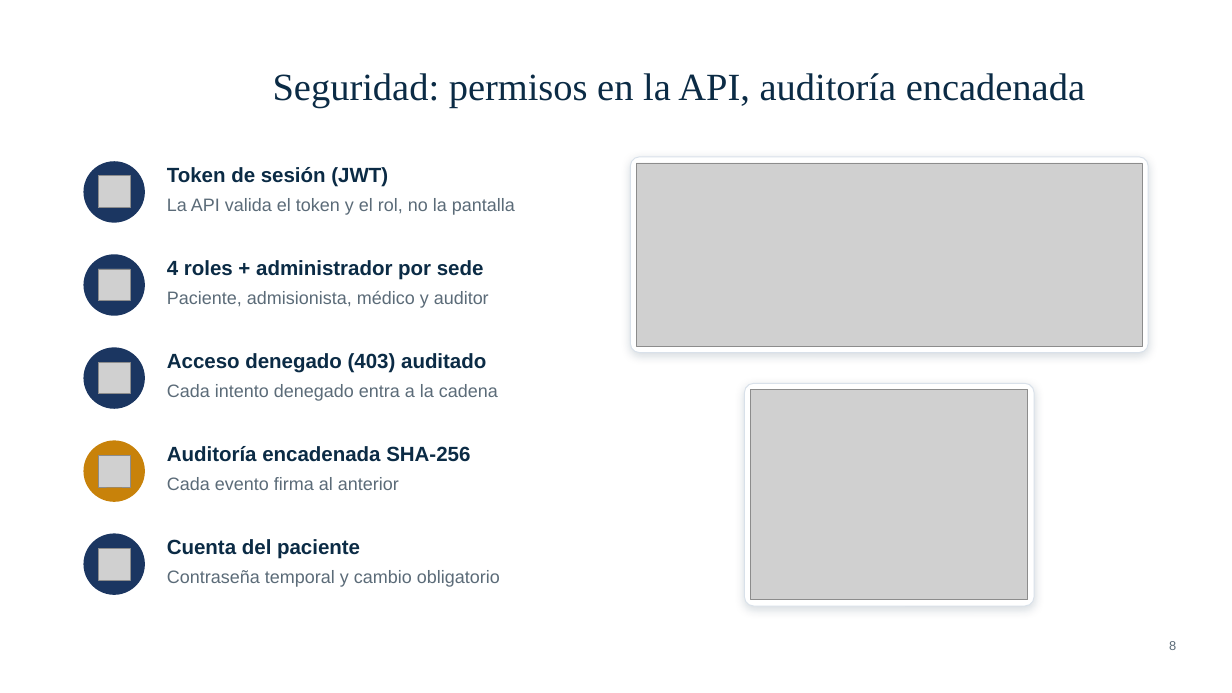
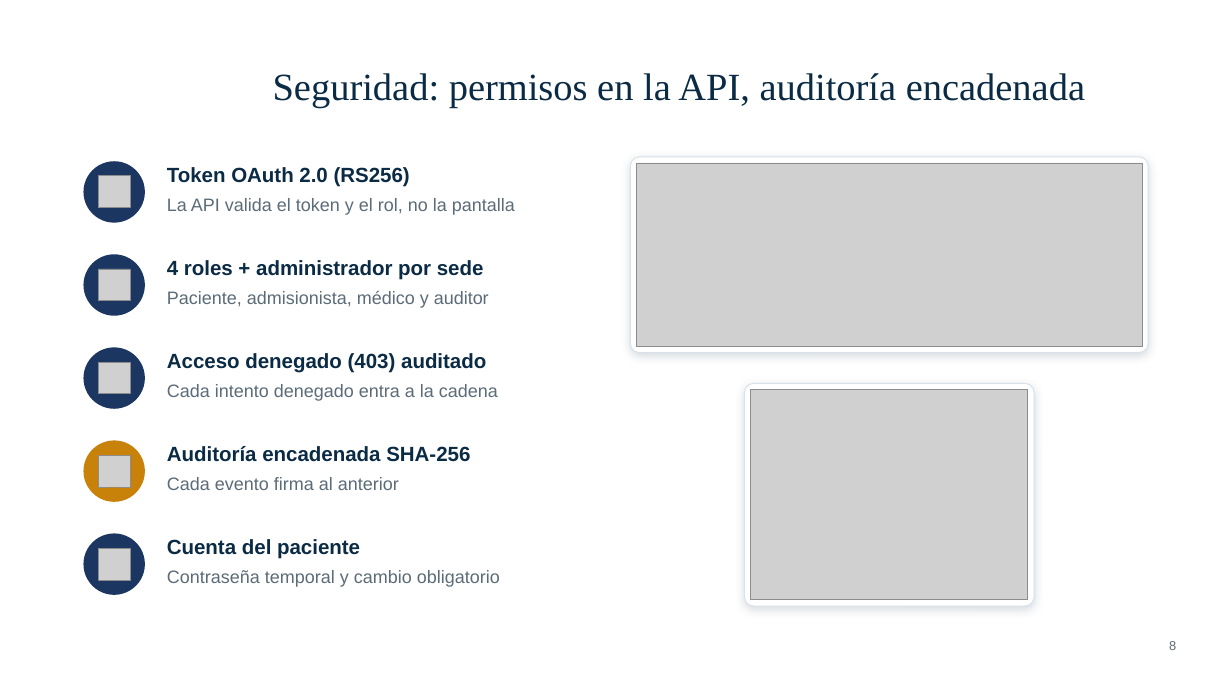
Before and after one commit to jose18000/Parcial-Final-Sistemas-Distribuidos-Plataforma-de-Interoperabilidad-en-Salud, a slide deck: slide 8 of docs/presentacion/Presentacion_Sustentacion.pptx. Drawn at 1232x693 pixels with LibreOffice and Linux fonts; fonts in the diff are those of the drawing; grey boxes stand for pictures; background and template pictures are left out. Boxes give left, top, right and bottom in pixels: in the first picture for what was removed or moved away, otherwise in the second. Text is boxed around its words. In the diff, an @@ line names an element or a change of style, - is before the commit and + after.

Commit message:
docs: informe, presentación y guion con la sección de seguridad

```diff
--- a/docs/presentacion/Presentacion_Sustentacion.pptx
+++ b/docs/presentacion/Presentacion_Sustentacion.pptx
@@ text at <box>167,167,410,187</box>: text changed @@
-Token de sesión (JWT)
+Token OAuth 2.0 (RS256)
```
Also in this commit, not shown: 6 other slides changed, 1 slide added, 5 other files.
